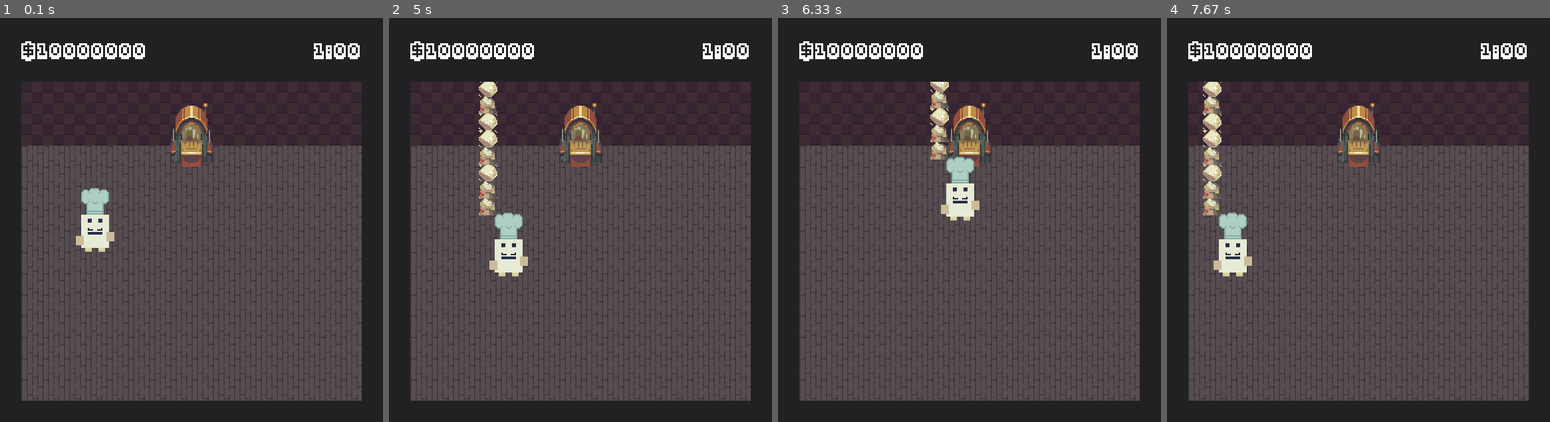
Above: before the commit, frames 1-4 (left to right).
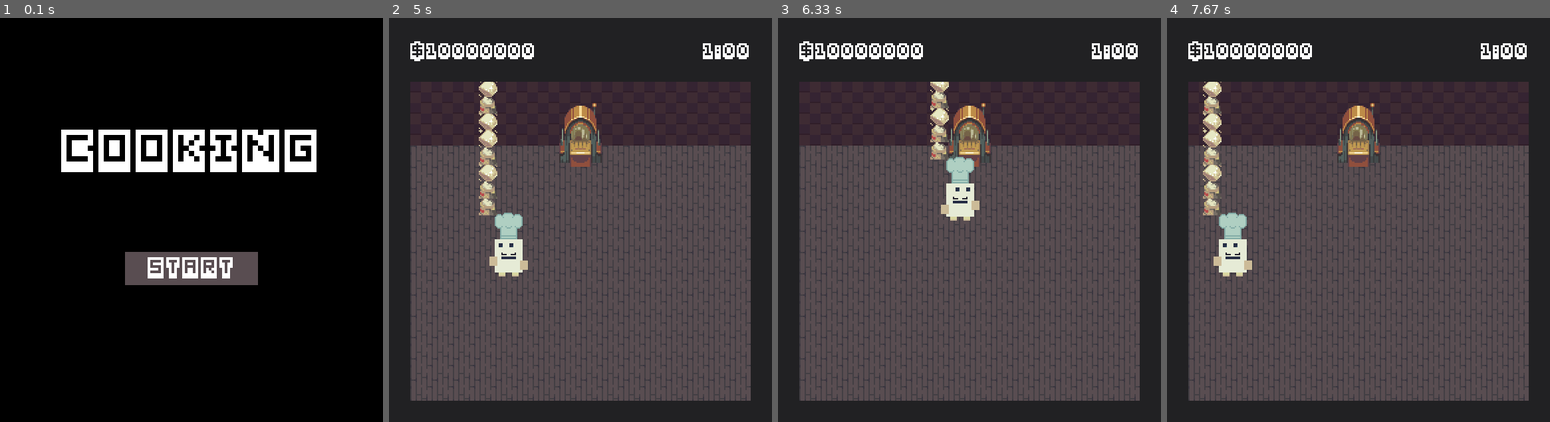
Above: after the commit, the same moments.

Repository: Feiyang0303/Let-Him-Cook
Game: pygame game, started from main.py
Same seed, same stepped clock (60 frames per second), same inputs: the game is played once before the commit and once after it.
Inputs (mouse positions are in pixels of both pictures, inside the frame that each line leads up to):
- Up to frame 1 (0.1 s): no input
- Up to frame 2 (5 s): click (580, 268) at 0.38 s, where only the run after the commit has a clickable "START"; hold D 0.67-1.13 s; move the mouse to (446, 369) at 0.7 s; hold W 1.17-1.47 s; tap Space at 1.23, 1.57, 1.87, 2.07, 2.37, 2.63, 2.97, 3.27, 3.4, 3.8, 4.1, 4.47, 4.87 s; hold D 1.5-1.97 s; hold A 2-2.53 s; tap Shift at 2.15, 3.48, 4.95 s; hold S 2.57-2.87 s; hold A 2.9-3.3 s; hold W 3.33-3.7 s; hold D 3.73-4.37 s; hold S 4.4-4.77 s; hold A from 4.8 s (still down)
- Up to frame 3 (6.33 s): tap Space at 5.17, 5.37, 5.67, 5.87, 6.2 s; release A at 5.27 s; hold D 5.3-5.77 s; hold W 5.8-6.1 s; hold D from 6.13 s (still down); tap Shift at 6.28 s
- Up to frame 4 (7.67 s): tap Space at 6.5, 6.7, 7, 7.27, 7.6 s; release D at 6.6 s; hold A 6.63-7.17 s; hold S 7.2-7.5 s; hold A from 7.53 s (still down)

The runs differ from the first frame. In frame 1, 98% of the frame differs, in the area x 0-100%, y 0-100%; in frame 2, 0.1%; in frame 3, less than 0.1%; in frame 4, 0.1%.

Commit message:
Main Menu Screen now Works!
Fixed the bugs, main menu screen can work now. Click the start button to start the game.

Diff:
--- a/game.py
+++ b/game.py
@@ -11,13 +11,14 @@
 from items import *
 from worldrenderer import *
 from preferencescreen import *
+from mainscreen import MainMenu
 
 
 class Game:
     def __init__(self):
         pg.init()
         self.screen = pg.display.set_mode((SCREEN_WIDTH, SCREEN_HEIGHT))
-
+        pg.display.set_caption("Cooking")
         self.FPS = 60
         self.DT = 1 / self.FPS
         self.clock = pg.time.Clock()
@@ -28,11 +29,13 @@
 
         self.isFreezed = False
         self.isPaused = False
-        self.state = PLAY_STATE
+        self.state=MAIN_MENU_STATE
+        # self.state = PLAY_STATE
 
         self.money = AERSOL
 
         self.lagCompensation = True
+        self.mainscreen=MainMenu(self)
 
     def new_game(self):
         self.world = World(self)
@@ -58,6 +61,7 @@
         load_game_state(self)
 
     def set_game_state(self, state):
+        print(state)
         self.state = state
         self.isFreezed = self.state != PLAY_STATE
 
@@ -85,28 +89,37 @@
                 eventee.callEvent(event)
 
     def update(self):
-        self.world.update()
-        self.player.update()
-        self.buyMenu.update()
-        self.fridgeMenu.update()
-        self.world_editor.update()
-        self.scoreText.set_text(f"${self.money}")
+        if self.state == MAIN_MENU_STATE:
+            self.mainscreen.update()
+        else:
+            self.world.update()
+            self.player.update()
+            self.buyMenu.update()
+            self.fridgeMenu.update()
+            self.world_editor.update()
+            self.scoreText.set_text(f"${self.money}")
 
     def immuneUpdate(self):
-        self.world.immuneUpdate()
-        self.player.immuneUpdate()
-        self.buyMenu.immuneUpdate()
-        self.fridgeMenu.immuneUpdate()
-        self.world_editor.immuneUpdate()
+        if self.state==MAIN_MENU_STATE:
+            self.mainscreen.immuneUpdate()
+        else:
+            self.world.immuneUpdate()
+            self.player.immuneUpdate()
+            self.buyMenu.immuneUpdate()
+            self.fridgeMenu.immuneUpdate()
+            self.world_editor.immuneUpdate()
 
     def draw(self):
-        self.screen.fill(BACKGROUND_COLOUR)
-        self.world.draw()
-        self.player.draw()
-        self.world_renderer.draw()
-        self.world_editor.draw()
-        self.scoreText.draw()
-        self.timerText.draw()
+        if self.state==MAIN_MENU_STATE:
+            self.mainscreen.draw()
+        else:
+            self.screen.fill(BACKGROUND_COLOUR)
+            self.world.draw()
+            self.player.draw()
+            self.world_renderer.draw()
+            self.world_editor.draw()
+            self.scoreText.draw()
+            self.timerText.draw()
 
         # these menus should really be handling that themselves....
         if self.state == INVENTORY_STATE:
--- /dev/null
+++ b/mainscreen.py
@@ -0,0 +1,36 @@
+import pygame as pg
+import sys
+from userinterface import *
+from settings import *
+from worldrenderer import *
+
+
+class MainMenu:
+    def __init__(self, game):
+        self.game = game
+        self.title_text = Text(game, pg.Vector2(SCREEN_WIDTH / 2, SCREEN_HEIGHT / 4), "fonts/pixel-bit-advanced.ttf",
+                               64, (255, 255, 255), justification=JUSTIFY_CENTER, text='COOKING')
+        self.start_button = Button(game, pg.Vector2(SCREEN_WIDTH / 2 - 100, SCREEN_HEIGHT / 4 + 200),
+                                   pg.Vector2(200, 50), call=self.start_game)
+        self.start_button_text = Text(game, pg.Vector2(SCREEN_WIDTH / 2, SCREEN_HEIGHT / 4 + 200),
+                                      "fonts/pixel-bit-advanced.ttf", 32, (255, 255, 255), justification=JUSTIFY_CENTER,
+                                      text='START')
+
+    def start_game(self):
+        print("GAME START!")
+        # self.game.new_game()
+        self.game.set_game_state(PLAY_STATE)
+        self.start_button.disable()
+
+    def draw(self):
+        self.game.screen.fill((0, 0, 0))
+        self.title_text.draw()
+        self.start_button.draw()
+        self.start_button_text.draw()
+
+    def update(self):
+        self.start_button.update()
+
+
+    def immuneUpdate(self):
+        self.start_button.immuneUpdate()
--- a/player.py
+++ b/player.py
@@ -74,11 +74,12 @@
     def set_sprite(self):
         if self.dir.x == 1:
             self.sprite = pg.transform.scale(pg.image.load("sprites/player/chef-East.png"), self.spriteRect.size)
-        else:
+        elif self.dir.x == -1:
             self.sprite = pg.transform.scale(pg.image.load("sprites/player/chef-West.png"), self.spriteRect.size)
-        if self.dir.y == 1:
+
+        if self.dir.y == -1:
             self.sprite = pg.transform.scale(pg.image.load("sprites/player/chef-North.png"), self.spriteRect.size)
-        else:
+        elif self.dir.y == 1:
             self.sprite = pg.transform.scale(pg.image.load("sprites/player/chef-South.png"), self.spriteRect.size)
 
     def move(self):
@@ -193,6 +194,7 @@
             self.selected_building = None
 
     def draw(self):
+        self.set_sprite()
         self.game.world_renderer.draw_object(self)
 
         if self.selected_building != None:
--- a/settings.py
+++ b/settings.py
@@ -3,6 +3,7 @@
 BUY_STATE = 2
 INVENTORY_STATE = 3
 FRIDGE_STATE=4
+MAIN_MENU_STATE = 5
 
 PPU = 2 # PIXELS PER UNIT
 UPT = 16 # UNIT PER TILE
--- a/userinterface.py
+++ b/userinterface.py
@@ -77,6 +77,9 @@
                 self.call()
         elif event.type == pg.MOUSEBUTTONUP:
             self.clicking = False
+
+    def disable(self):
+        self.game.eventees.remove(self)
 
     def draw(self):
         if self.disabled:
